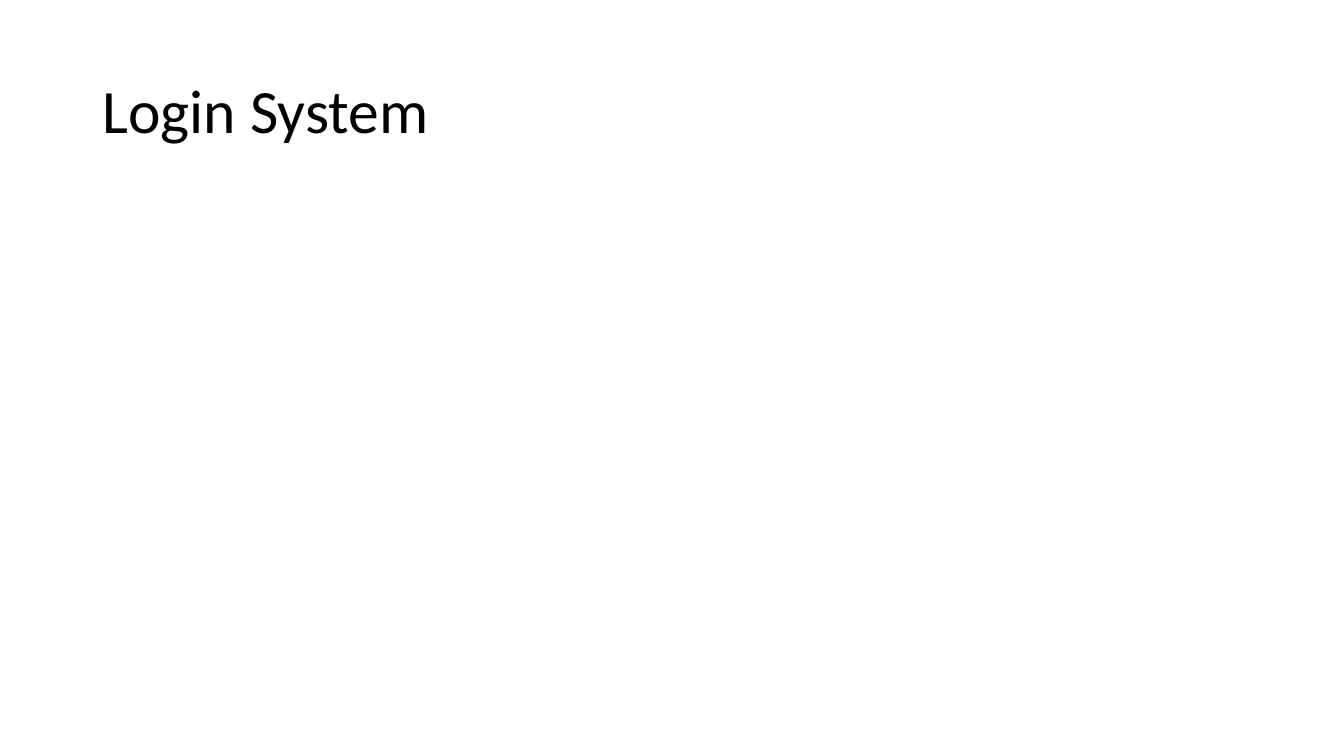
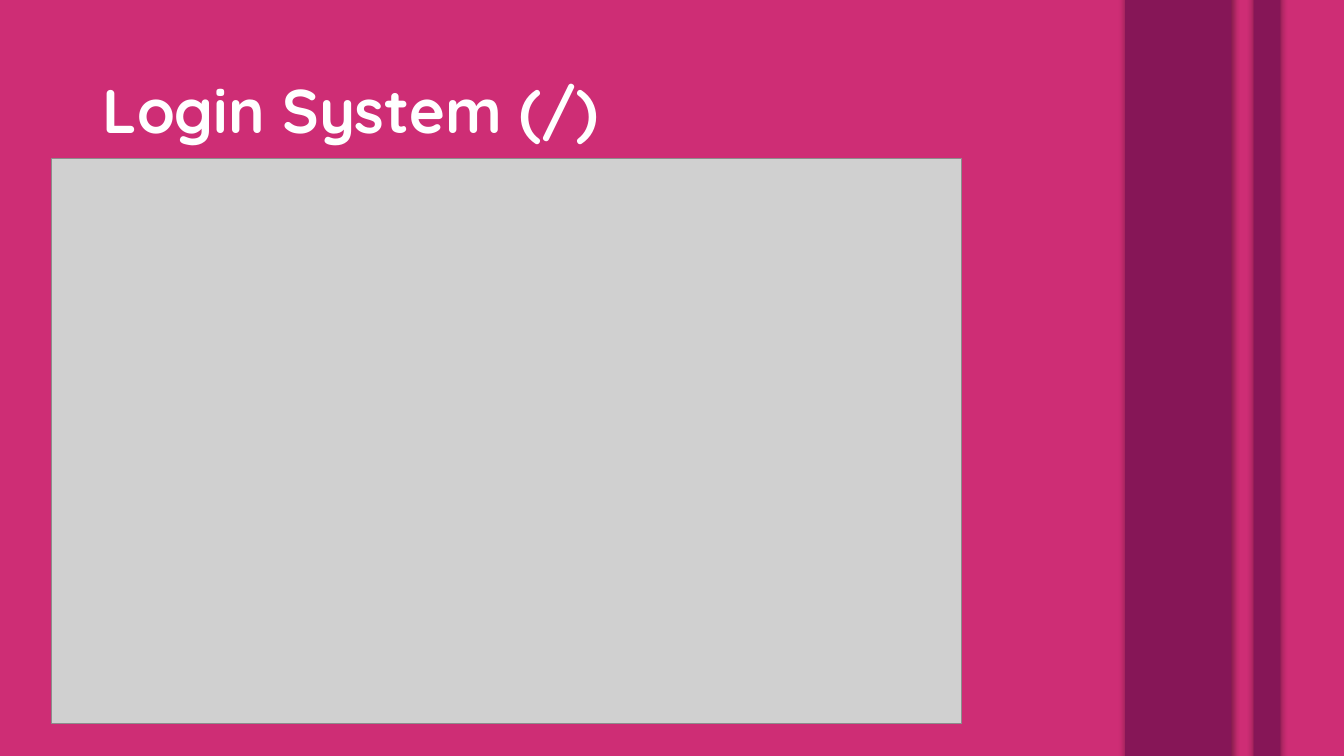
Before and after one commit to Mimel/KState-CIS598-FinalProject, a slide deck: slide 3 of SecondPresentation.pptx. Drawn at 1344x756 pixels with LibreOffice and Linux fonts; fonts in the diff are those of the drawing; grey boxes stand for pictures. Boxes give left, top, right and bottom in pixels: in the first picture for what was removed or moved away, otherwise in the second. Text is boxed around its words. In the diff, an @@ line names an element or a change of style, - is before the commit and + after.

Commit message:
Basic-styled login header, register modal, and Create a Recipe form. Finished Progress Report Powerpoint.

```diff
--- a/SecondPresentation.pptx
+++ b/SecondPresentation.pptx
@@ background #FFFFFF to #CE2D75 @@
@@ rectangle added at [0,0,273,756], fill #CE2D75 @@
@@ rectangle added at [56,0,434,756], fill #CE2D75 @@
@@ rectangle added at [886,0,1263,756], fill #CE2D75 @@
@@ rectangle added at [1125,0,1231,756], fill #861657 @@
@@ rectangle added at [1254,0,1281,756], fill #861657 @@
@@ title at [102,88,502,146]: text changed; font Calibri to Quicksand; text colour #000000 to #FFFFFF; bold on @@
-Login System
+Login System (/)
@@ picture added at [51,158,962,723] @@
```
Also in this commit, not shown: 1 other slide changed, 5 slides added, 4 slides removed, 9 other files.
